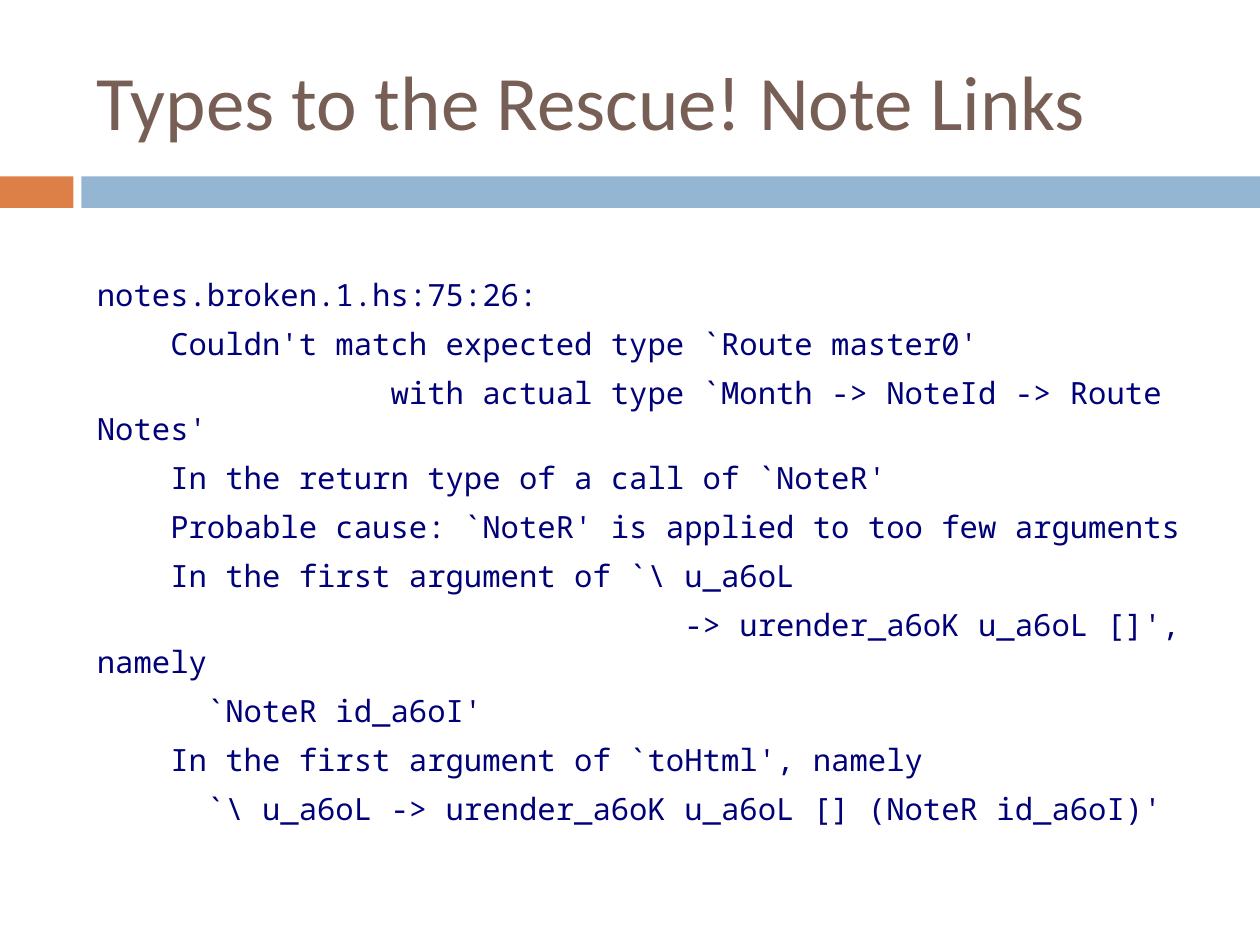
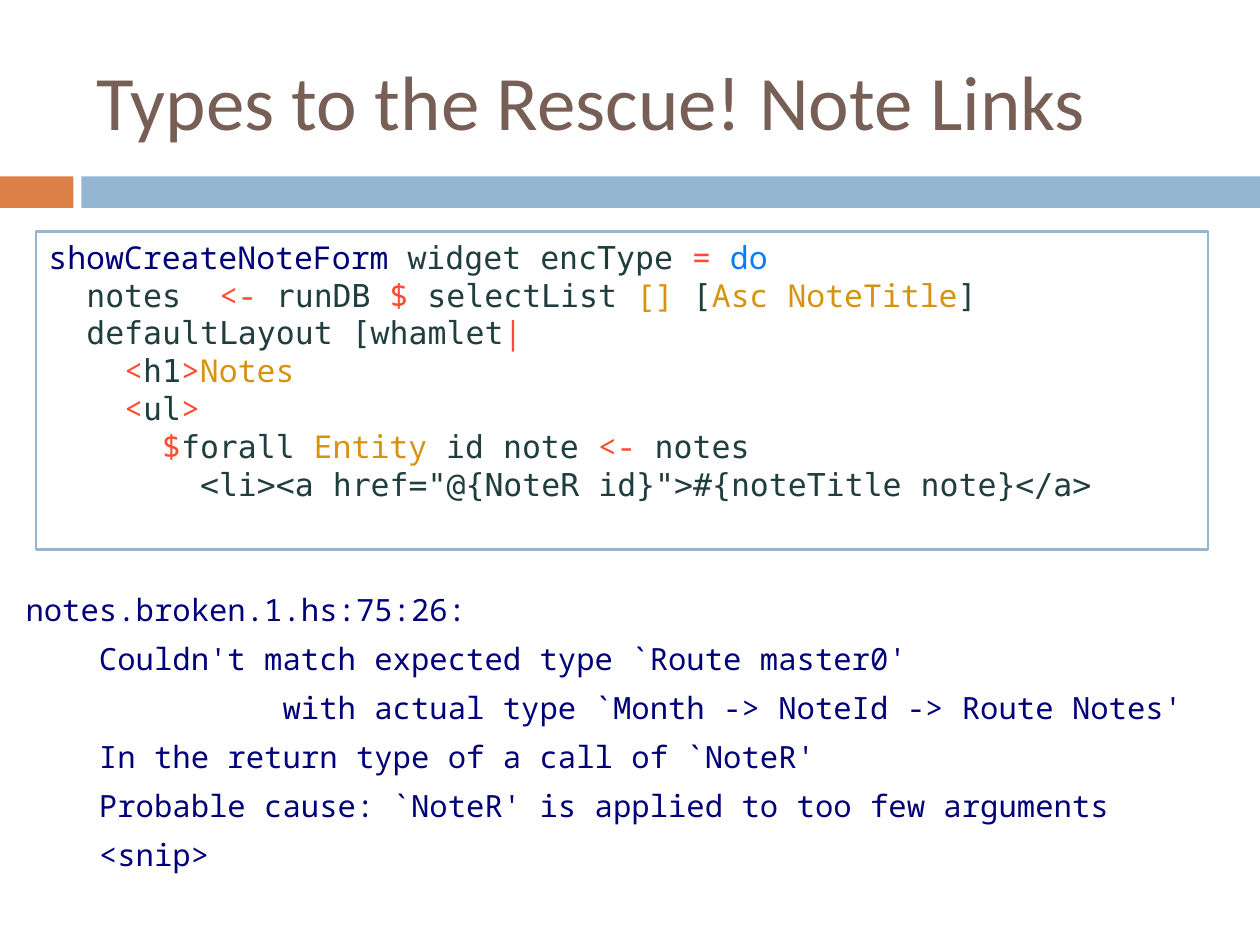
Before and after one commit to benkolera/talk-yesod, a slide deck: slide 54 of TypeSafeWebDevWithYesodAndHaskell.pptx. Drawn at 1260x945 pixels with LibreOffice and Linux fonts; fonts in the diff are those of the drawing. Boxes give left, top, right and bottom in pixels: in the first picture for what was removed or moved away, otherwise in the second. Text is boxed around its words. In the diff, an @@ line names an element or a change of style, - is before the commit and + after.

```diff
--- a/TypeSafeWebDevWithYesodAndHaskell.pptx
+++ b/TypeSafeWebDevWithYesodAndHaskell.pptx
@@ rectangle added at [37, 232, 1208, 549], fill #FFFFFF, outline #94B6D2 1.5 pt, 18 pt, text #213E3E @@
+showCreateNoteForm widget encType = do
+notes <- runDB $ selectList [] [Asc NoteTitle]
+defaultLayout [whamlet|
+<h1>Notes
+<ul>
+$forall Entity id note <- notes
+<li><a href="@{NoteR id}">#{noteTitle note}</a>
@@ text "notes.broken.1.hs:75:26:": place and size @@
-text "notes.broken.1.hs:75:26:" at [97, 282, 1180, 825]
+text "notes.broken.1.hs:75:26:" at [26, 597, 1182, 874]
@@ text at [99, 842, 209, 874]: text changed @@
-In the first argument of `\ u_a6oL
--> urender_a6oK u_a6oL []', namely
-`NoteR id_a6oI'
-In the first argument of `toHtml', namely
-`\ u_a6oL -> urender_a6oK u_a6oL [] (NoteR id_a6oI)'
+<snip>
```
Also in this commit, not shown: 8 other slides changed, 1 slide added, 1 other file.
